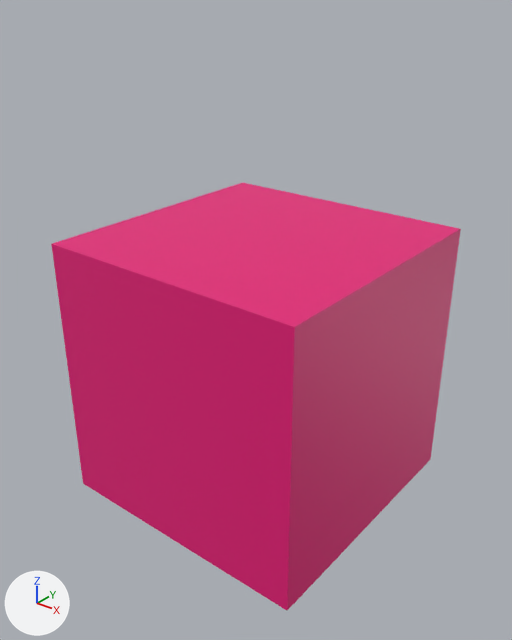
The Blender file src/assets/models/Player.blend, before and after one commit.
Camera for both pictures: a camera (50 mm lens) standing at (2.87, -3.65, 2.61) and looking at (0.03, -0.11, 0.41). Lighting does not change. The marker at lower left points along +X, +Y and +Z.
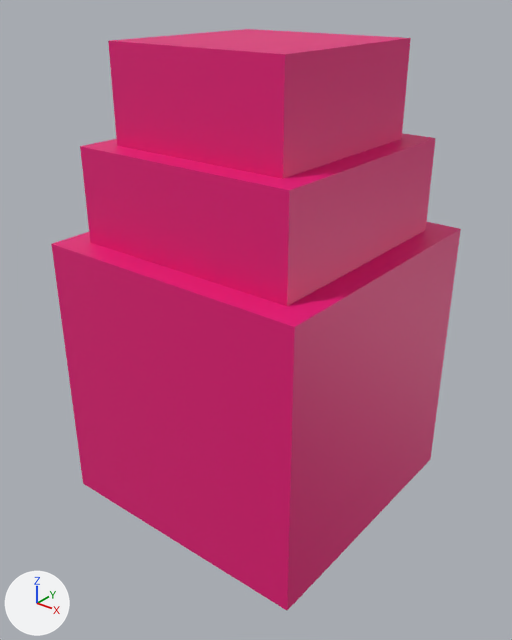
The edits, one by one:
me_cube_001 is used by ob_cube; location (0.0, 0.0, 0.0).
me_cube_001 had 8 vertices, 6 faces and spanned x -1.0..1.0, y -1.0..1.0, z -1.0..1.0.
me_cube_001 now has 28 vertices, 26 faces and spans x -1.0..1.0, y -1.0..1.0, z -1.0..2.26.
Part 1, on me_cube_001:
1 face is deleted.
20 vertices are added at x -1.0..1.0, y -1.0..1.0, z 1.0..2.26.
21 new faces join them.

Boxes [x1, y1, x2, y2] around the edits, measured in the pictures (512 x 640 px):
'Cube', reshaped (36% taller)
    before: [51, 183, 461, 610]
    after: [51, 29, 461, 610]
part 1 of me_cube_001, built on
    before: [52, 183, 460, 327]
    after: [52, 29, 460, 327]
